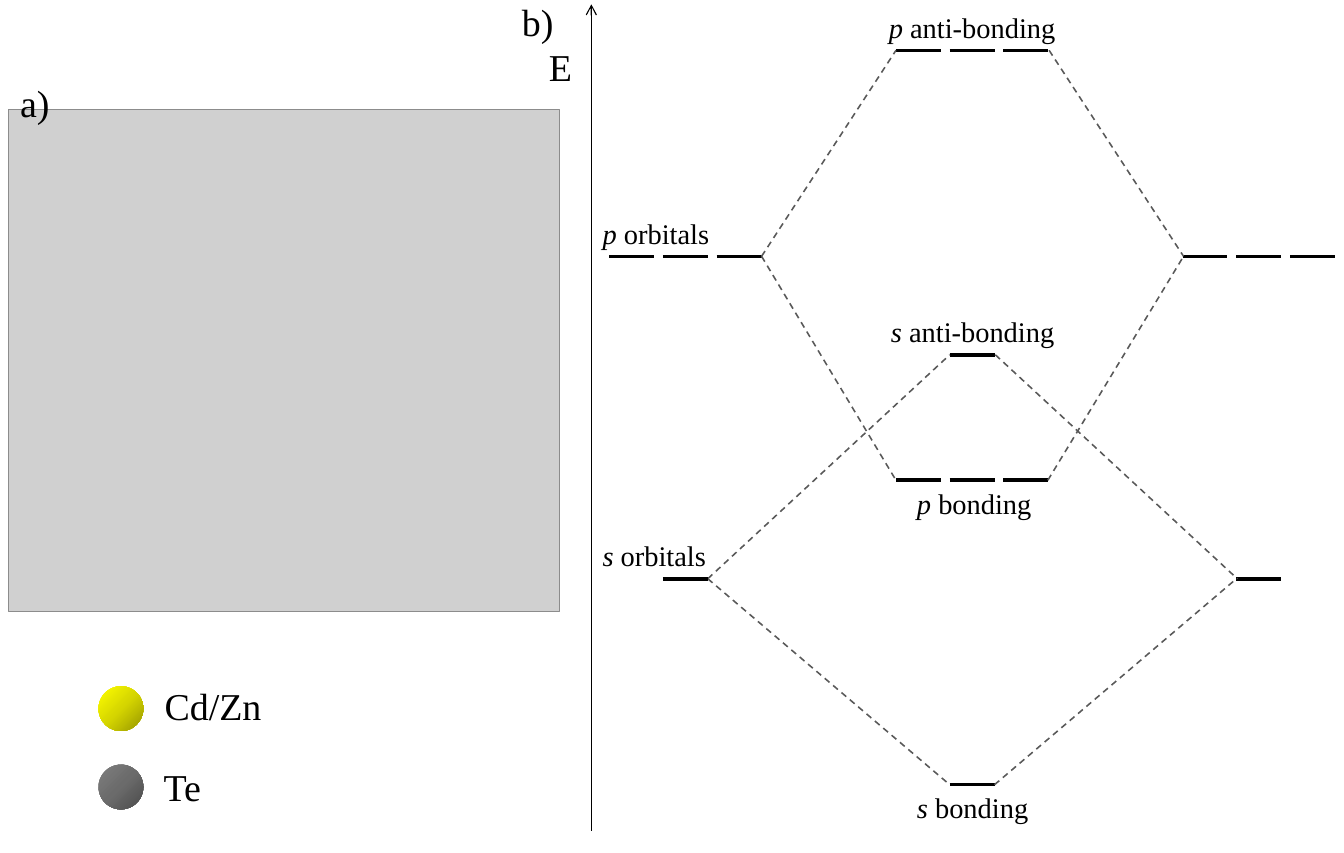
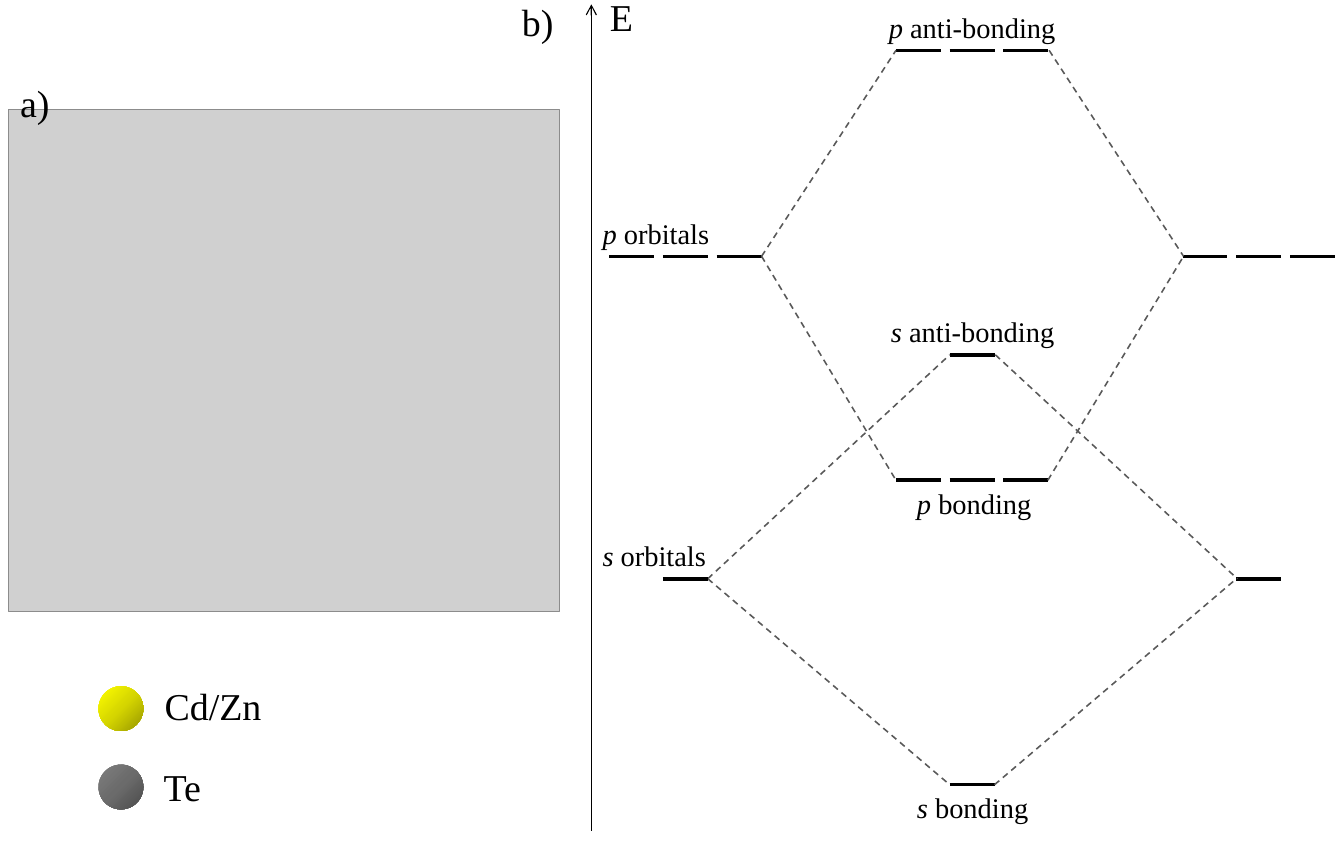
Before and after one commit to audreyazura/PhDThesis, a slide deck: slide 1 of 01-QD/Pictures/CrystalAndHybridization.pptx. Drawn at 1344x853 pixels with LibreOffice and Linux fonts; fonts in the diff are those of the drawing; grey boxes stand for pictures. Boxes give left, top, right and bottom in pixels: in the first picture for what was removed or moved away, otherwise in the second. Text is boxed around its words. In the diff, an @@ line names an element or a change of style, - is before the commit and + after.

```diff
--- a/01-QD/Pictures/CrystalAndHybridization.pptx
+++ b/01-QD/Pictures/CrystalAndHybridization.pptx
@@ text "E": place and size @@
-text "E" at <box>549,56,572,81</box>
+text "E" at <box>610,6,633,31</box>
```
Also in this commit, not shown: 13 other files.
